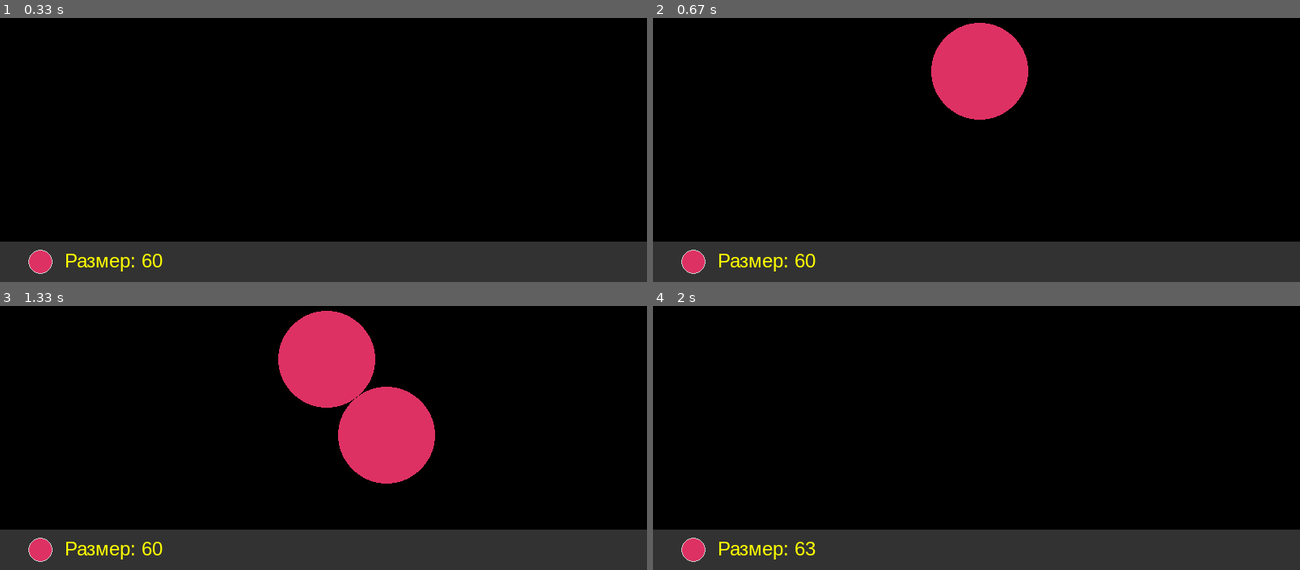
Above: before the commit, frames 1-4 (two rows, left to right).
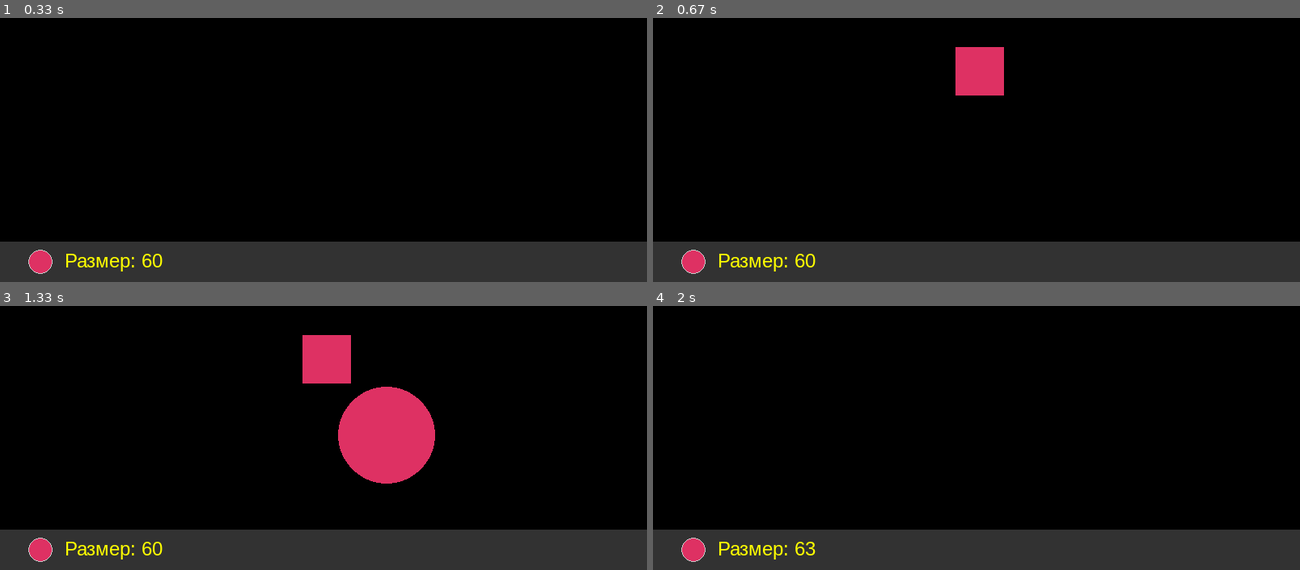
Above: after the commit, the same moments.

Repository: ArchakovBullet/Scripts_Python
Game: pygame game, started from Book_Python_for_Children/3_Ball_New_Interface.py
The game is run twice, just before and just after one commit, with the same random seed, the same clock (stepped at 60 frames per second) and the same inputs.
Inputs (mouse positions are in pixels of both pictures, inside the frame that each line leads up to):
- Up to frame 1 (0.33 s): no input
- Up to frame 2 (0.67 s): right-click (976, 70) at 0.38 s
- Up to frame 3 (1.33 s): click (388, 435) at 0.72 s
- Up to frame 4 (2 s): tap Space at 1.5 s; tap + at 1.83 s

Frame 1 is identical in both runs. In frame 2, 2.9% of the frame differs, in the area x 43-58%, y 1-39%; in frame 3, 2.9%; in frame 4, nothing differs.

Commit message:
Смена кисти правой/левой кнопками мыши

Diff:
--- a/Book_Python_for_Children/3_Ball_New_Interface.py
+++ b/Book_Python_for_Children/3_Ball_New_Interface.py
@@ -11,6 +11,8 @@
 
 print('\n' +'#' * 50)
 print('Для выхода из игры нажмите Escape\nлибо нажмите крестик.\nSpace для очистки от следов')
+print('\n1,2,3 - выбор цвета\n')
+print('Левая кнопка мыши - кисть Круг\nПравая кнопка мыши - кисть Квадрат\n"+"NumPad "-" - увеличение/уменьшение размера')
 print('\n' +'#' * 50)
 
 # Небесно-голубой
@@ -55,6 +57,8 @@
 
 clock = pg.time.Clock()
 
+draw_circle = True
+
 while True:
     for event in pg.event.get():
         if event.type == pg.QUIT:
@@ -64,9 +68,21 @@
             if event.key == pg.K_ESCAPE:
                 pg.quit()
                 sys.exit()
+            # elif event.key == pg.K_c:   # клавиша для переключения
+            #     draw_circle = not draw_circle   # Переключаем режим
+            #     print('Режим: ', 'Круг' if draw_circle else 'Квадрат')
         elif event.type == pg.MOUSEBUTTONDOWN:
             x,y = pg.mouse.get_pos()
-            pg.draw.circle(screen, color, (x,y), size)
+            # if draw_circle:
+            #     pg.draw.circle(screen, color, (x,y), size)
+            # else:
+            #     rect = pg.Rect(x- size//2, y-size//2, size, size)
+            #     pg.draw.rect(screen, color, rect)
+            if event.button == 1: # левая кнопка мыши - круг
+                pg.draw.circle(screen, color, (x,y), size)
+            elif event.button == 3: # правая кнопка мыши - квадрат
+                rect = pg.Rect(x- size//2, y-size//2, size, size)
+                pg.draw.rect(screen, color, rect)
 
     keys = pg.key.get_pressed()
     mods = pg.key.get_mods()
